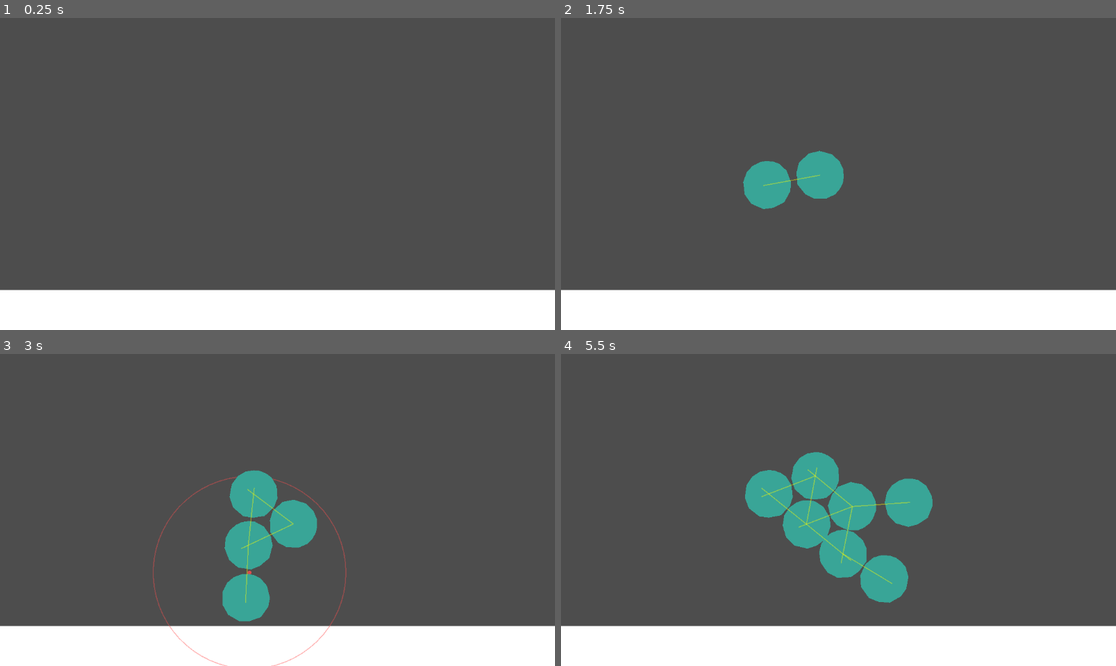
Above: before the commit, frames 1-4 (two rows, left to right).
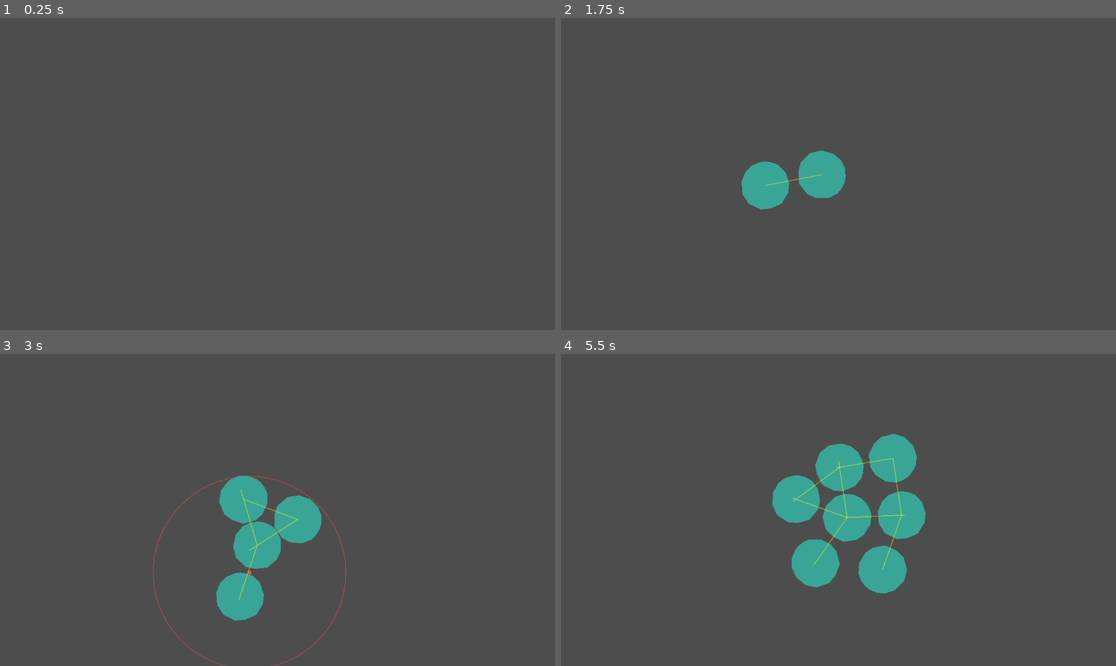
Above: after the commit, the same moments.

Repository: aeriab/testing-joints
Game: Godot game, scene res://game.tscn
Two runs of this game, one before a commit and one after it. Both use one fixed random seed, a clock stepped at 60 frames per second and the inputs below.
Inputs (mouse positions are in pixels of both pictures, inside the frame that each line leads up to):
- Up to frame 1 (0.25 s): no input
- Up to frame 2 (1.75 s): tap Enter at 0.5 s; move the mouse to (960, 158) at 0.52 s; tap T (spawn) at 0.6, 1.35 s; click (960, 158) at 0.67 s; move the mouse to (727, 189) at 1.27 s; click (727, 189) at 1.42 s
- Up to frame 3 (3 s): move the mouse to (333, 441) at 2.02 s; tap T (spawn) at 2.1, 2.85 s; click (333, 441) at 2.17 s; move the mouse to (249, 572) at 2.77 s; click (249, 572) at 2.92 s
- Up to frame 4 (5.5 s): move the mouse to (1005, 556) at 3.52 s; tap T (spawn) at 3.6, 4.35, 5.1 s; click (1005, 556) at 3.67 s; move the mouse to (672, 463) at 4.27 s; click (672, 463) at 4.42 s; move the mouse to (866, 510) at 5.02 s; click (866, 510) at 5.17 s

The runs differ from the first frame. In frame 1, 13% of the frame differs, in the area x 0-100%, y 87-100%; in frame 2, 13%; in frame 3, 15%; in frame 4, 20%, in the area x 0-100%, y 25-100%.

Commit message:
spring incorporated into the rope

Diff:
--- a/Stone.gd
+++ b/Stone.gd
@@ -22,7 +22,6 @@
 
 
 @export var rope_joint_scene: PackedScene
-@export var spring_joint_scene: PackedScene
 @export var separation: float = 0
 @export var connection_buffer: float = 150.0
 var radius: float = 50
@@ -36,23 +35,11 @@
 			if (body not in connected_bodies) and (joint_distance - connection_buffer < (body.global_position - global_position).length()):
 				connected_bodies.append(body)
 
-				# Rope joint
-
 				var rope_joint = rope_joint_scene.instantiate() as RopeJoint
 				get_tree().current_scene.add_child(rope_joint)
 				rope_joint.body1 = self
 				rope_joint.body2 = body
 				rope_joint.pull_back_distance = joint_distance
 				rope_joint.disconnect_distance = joint_distance + 5.0
-
-
-
-				# Spring joint
-				var spring_joint = spring_joint_scene.instantiate() as DampedSpringJoint2D
-				get_tree().current_scene.add_child(spring_joint)
-				spring_joint.global_position = global_position
-				spring_joint.node_a = spring_joint.get_path_to(self)
-				spring_joint.node_b = spring_joint.get_path_to(body)
-				spring_joint.length = joint_distance
-				spring_joint.rest_length = joint_distance
-				spring_joint.setup_bodies()
+				rope_joint.spring_stiffness = 50.0
+				rope_joint.spring_damping = 5.0
--- a/game.tscn
+++ b/game.tscn
@@ -16,6 +16,8 @@
 [node name="Game" type="Node2D" unique_id=182674882]
 
 [node name="StaticBody2D" type="StaticBody2D" parent="." unique_id=613297743]
+process_mode = 4
+visible = false
 position = Vector2(1, 241)
 
 [node name="CollisionShape2D" type="CollisionShape2D" parent="StaticBody2D" unique_id=1076655259]
@@ -84,7 +86,6 @@
 position = Vector2(11, 60)
 body1 = NodePath("../RigidBody2D")
 body2 = NodePath("../RigidBody2D2")
-max_distance = 120.0
 
 [node name="DampedSpringJoint2D" type="DampedSpringJoint2D" parent="GroupWithJoint2" unique_id=1043358284]
 node_a = NodePath("../RigidBody2D")
--- a/rope_joint.gd
+++ b/rope_joint.gd
@@ -7,6 +7,8 @@
 @export var pull_back_distance: float
 @export var disconnect_distance: float
 
+@export var spring_stiffness: float = 50.0
+@export var spring_damping: float = 5.0
 
 func _physics_process(delta: float) -> void:
 	var diff := body2.global_position - body1.global_position
@@ -14,11 +16,25 @@
 	if dist > disconnect_distance:
 		body1.connected_bodies.erase(body2)
 		queue_free()
-	elif dist > pull_back_distance:
+		return
+
+	# Hard constraint — prevent stretching beyond pull_back_distance
+	if dist > pull_back_distance:
 		var dir := diff / dist
 		var mid := (body1.global_position + body2.global_position) / 2.0
 		body1.global_position = mid - dir * pull_back_distance / 2.0
 		body2.global_position = mid + dir * pull_back_distance / 2.0
+
+	# Soft spring — pull toward rest length
+	if dist > 0.01:
+		var dir := diff / dist
+		var displacement := dist - pull_back_distance
+		var relative_vel := body2.linear_velocity - body1.linear_velocity
+		var vel_along := relative_vel.dot(dir)
+
+		var force := dir * (displacement * spring_stiffness + vel_along * spring_damping)
+		body1.apply_central_force(force)
+		body2.apply_central_force(-force)
 
 	queue_redraw()
 
--- a/stone.tscn
+++ b/stone.tscn
@@ -2,7 +2,6 @@
 
 [ext_resource type="Script" uid="uid://bah8jc41ddcu4" path="res://Stone.gd" id="1_6s6ed"]
 [ext_resource type="PackedScene" uid="uid://dxj85me75a643" path="res://rope_joint.tscn" id="2_rq0vd"]
-[ext_resource type="PackedScene" uid="uid://d2ga345xsn1u6" path="res://damped_spring_joint_2d.tscn" id="3_cxlo0"]
 
 [sub_resource type="PhysicsMaterial" id="PhysicsMaterial_x8fbi"]
 friction = 0.0
@@ -22,7 +21,6 @@
 angular_velocity = 0.017453292
 script = ExtResource("1_6s6ed")
 rope_joint_scene = ExtResource("2_rq0vd")
-spring_joint_scene = ExtResource("3_cxlo0")
 separation = 20.0
 
 [node name="CollisionShape2D" type="CollisionShape2D" parent="." unique_id=2017897169]
